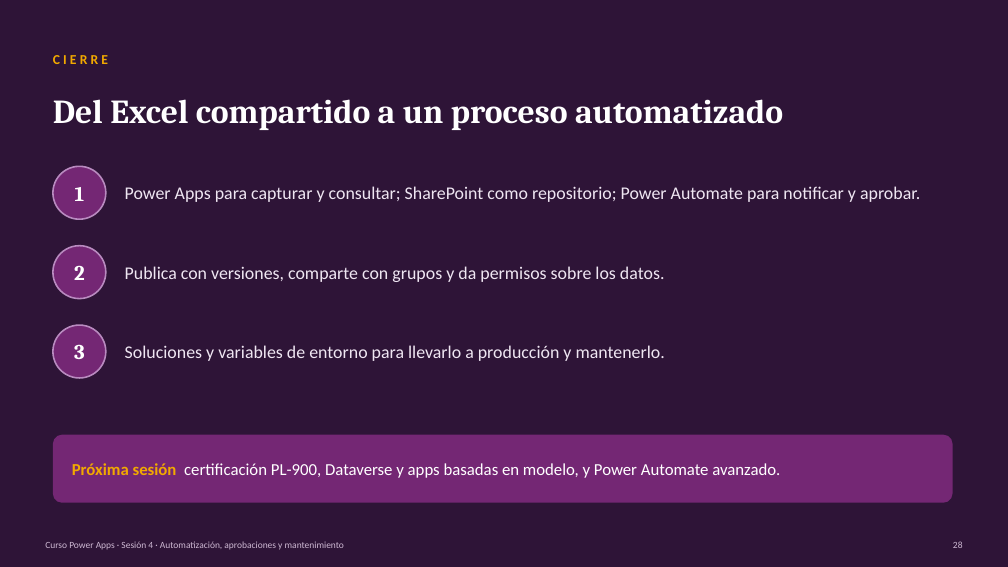
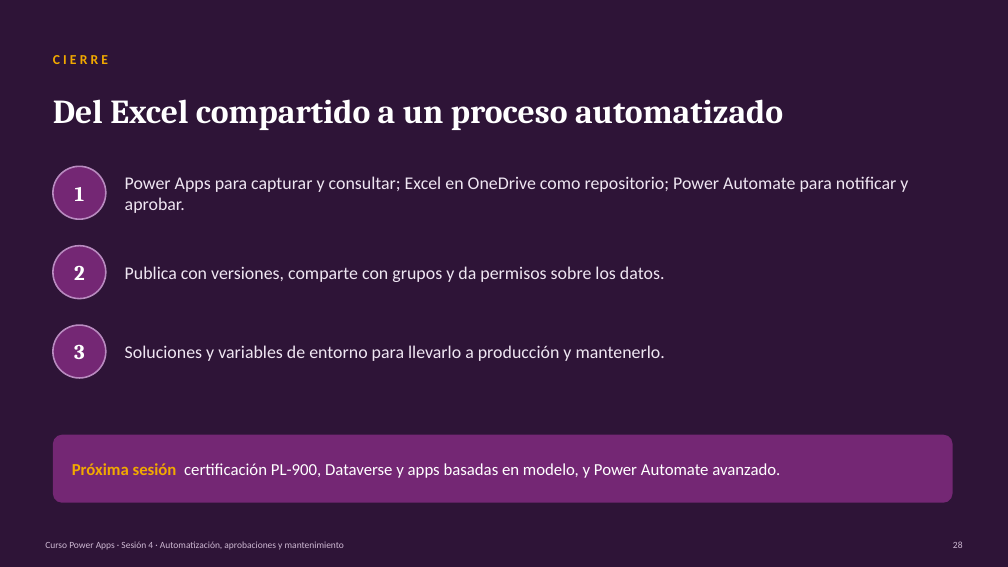
Before and after one commit to jorloicono/AF-POWER-APPS-FUNDAMENTOS, a slide deck: slide 28 of SESION_4/Sesion_4_Automatizacion_aprobaciones_mantenimiento.pptx. Drawn at 1008x567 pixels with LibreOffice and Linux fonts; fonts in the diff are those of the drawing. Boxes give left, top, right and bottom in pixels: in the first picture for what was removed or moved away, otherwise in the second. Text is boxed around its words. In the diff, an @@ line names an element or a change of style, - is before the commit and + after.

Commit message:
Todo el curso sobre Excel en OneDrive: practicas 3.1, 3.2, 4.1 y 4.2 sin SharePoint, nuevos libros de datos y presentaciones alineadas

```diff
--- a/SESION_4/Sesion_4_Automatizacion_aprobaciones_mantenimiento.pptx
+++ b/SESION_4/Sesion_4_Automatizacion_aprobaciones_mantenimiento.pptx
@@ text at box(125, 176, 908, 213): text changed @@
-Power Apps para capturar y consultar; SharePoint como repositorio; Power Automate para notificar y aprobar.
+Power Apps para capturar y consultar; Excel en OneDrive como repositorio; Power Automate para notificar y aprobar.
```
Also in this commit, not shown: 7 other slides changed, 12 other files.
